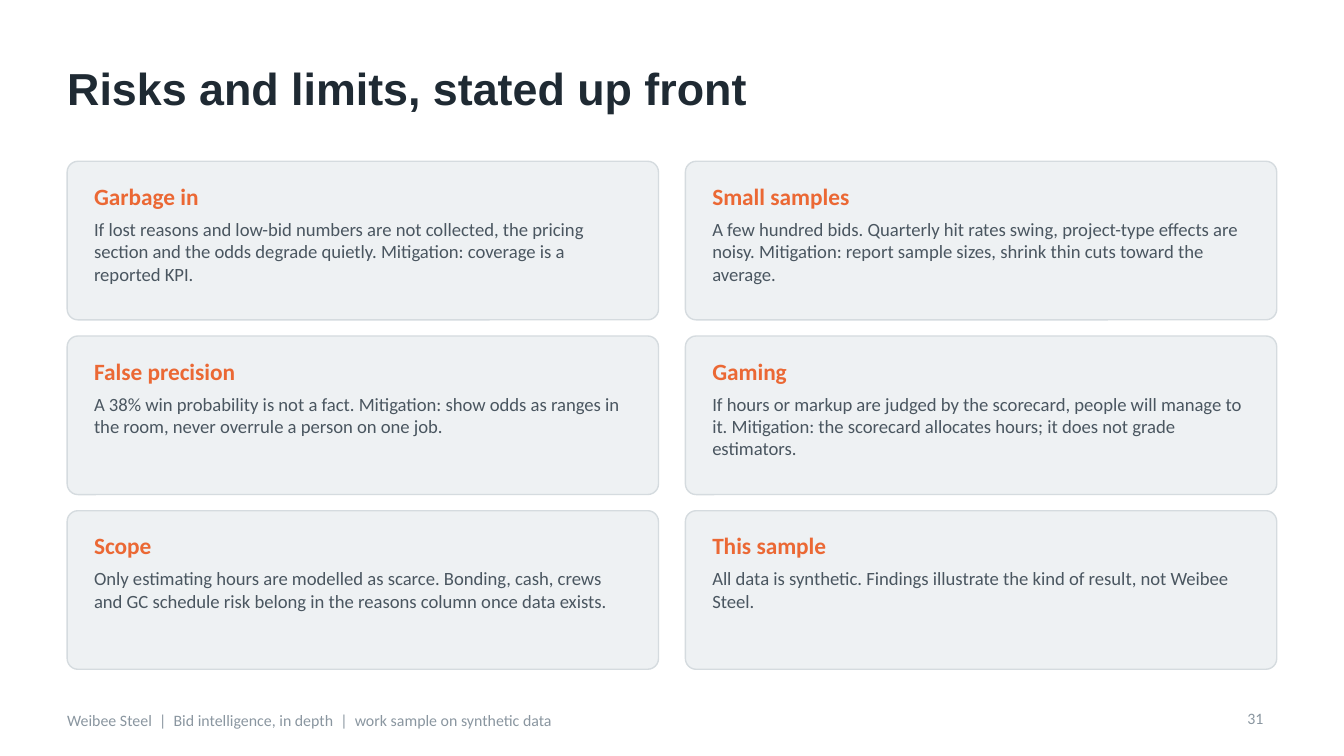
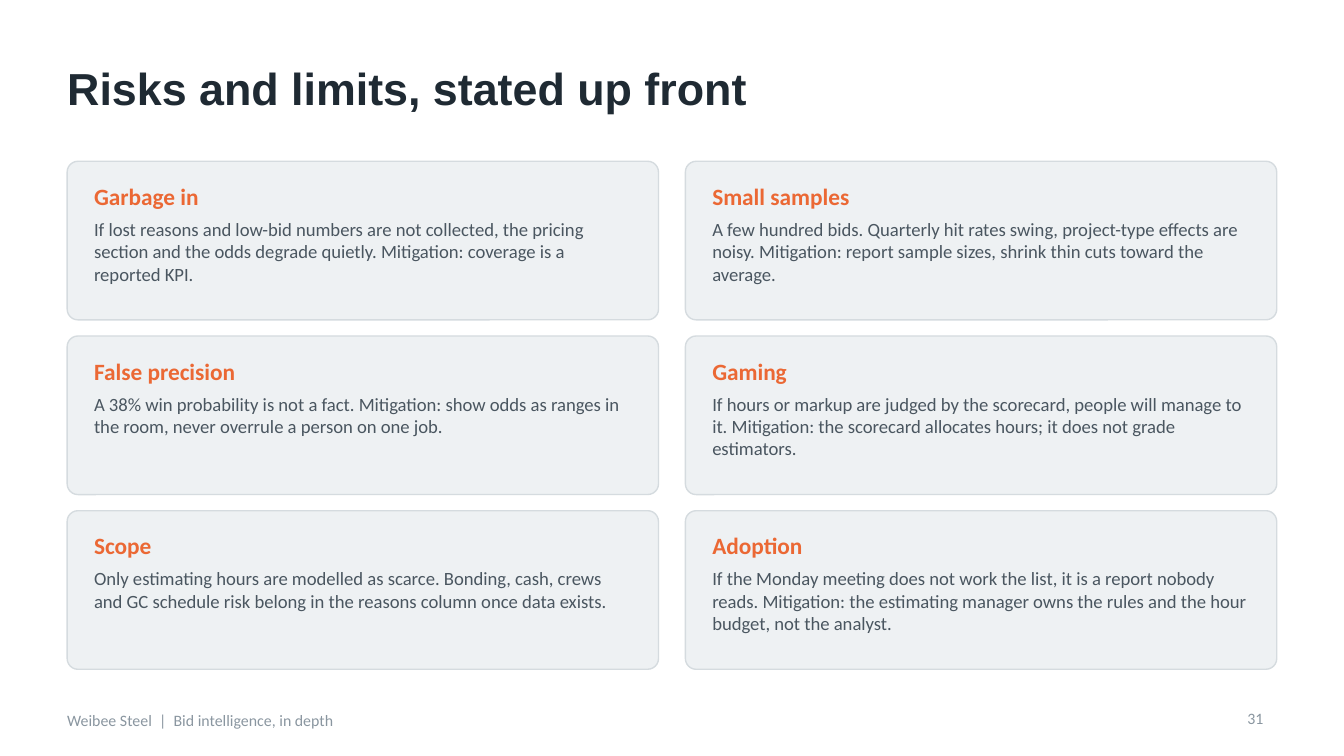
Before and after one commit to dpk-rdy/SupplyChainOps, a slide deck: slide 31 of weibee-steel/docs/Weibee_Bid_Intelligence_In_Depth.pptx. Drawn at 1344x756 pixels with LibreOffice and Linux fonts; fonts in the diff are those of the drawing. Boxes give left, top, right and bottom in pixels: in the first picture for what was removed or moved away, otherwise in the second. Text is boxed around its words. In the diff, an @@ line names an element or a change of style, - is before the commit and + after.

```diff
--- a/weibee-steel/docs/Weibee_Bid_Intelligence_In_Depth.pptx
+++ b/weibee-steel/docs/Weibee_Bid_Intelligence_In_Depth.pptx
@@ text at (712, 537, 802, 558): text changed @@
-This sample
+Adoption
@@ text at (712, 572, 1246, 633): text changed @@
-All data is synthetic. Findings illustrate the kind of result, not Weibee Steel.
+If the Monday meeting does not work the list, it is a report nobody reads. Mitigation: the estimating manager owns the rules and the hour budget, not the analyst.
@@ text at (67, 715, 333, 729): text changed @@
-Weibee Steel | Bid intelligence, in depth | work sample on synthetic data
+Weibee Steel | Bid intelligence, in depth
```
Also in this commit, not shown: 28 other slides changed, 3 other files.
